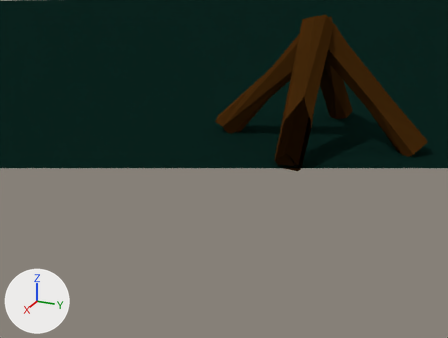
The Blender file art/campfire.blend as it was, and as the next commit left it.
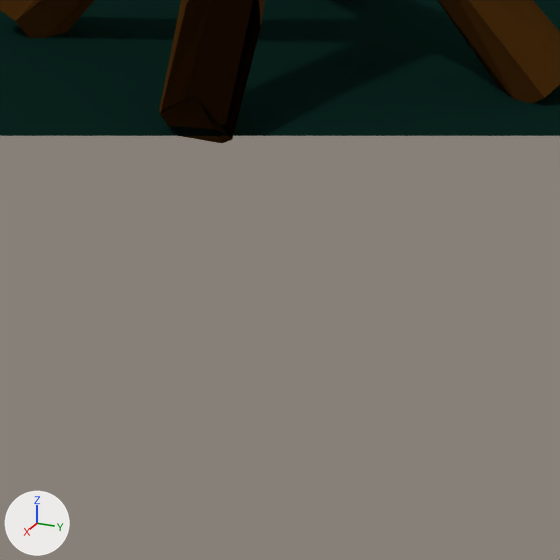
There are two pictures of each version: one whole from a 50 mm camera at (3.018, 0.783, 1.017) aimed at (0.741, -0.206, 0.065), one close up on the part from 48% to 94% of the width and 35% to 95% of the height. Lighting does not change. The marker at lower left points along +X, +Y and +Z. Everything nearer to the camera than a plane just in front of the edit is cut away.

Names of what the first close-up shows: 'Ground', 'Log.001', 'Log.003', 'Log.004'.
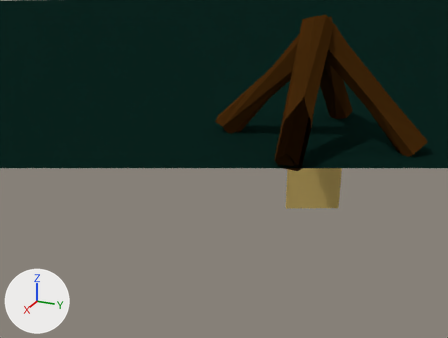
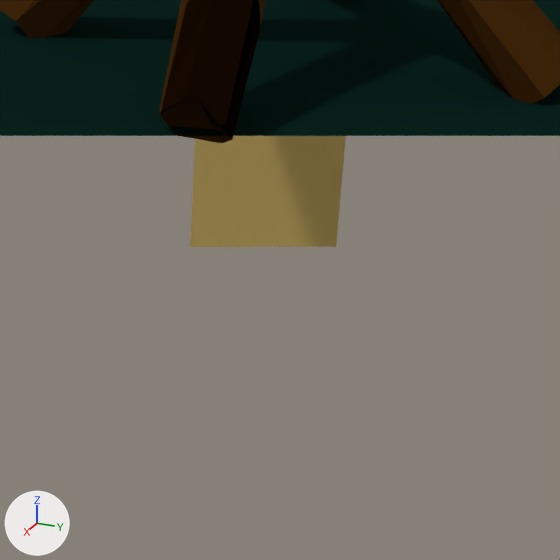
Location of each change, [x1, y1, x2, y2] in pixels of the close-ups (560 x 560 px):
'SummoningDisplay', shown (yellow)
    after: [190, 136, 346, 247]

The change, as a list of edits to the scene's bpy script:
```text
Change ob_summoningdisplay:
    remove ob_summoningdisplay.hide_set(True)
```
